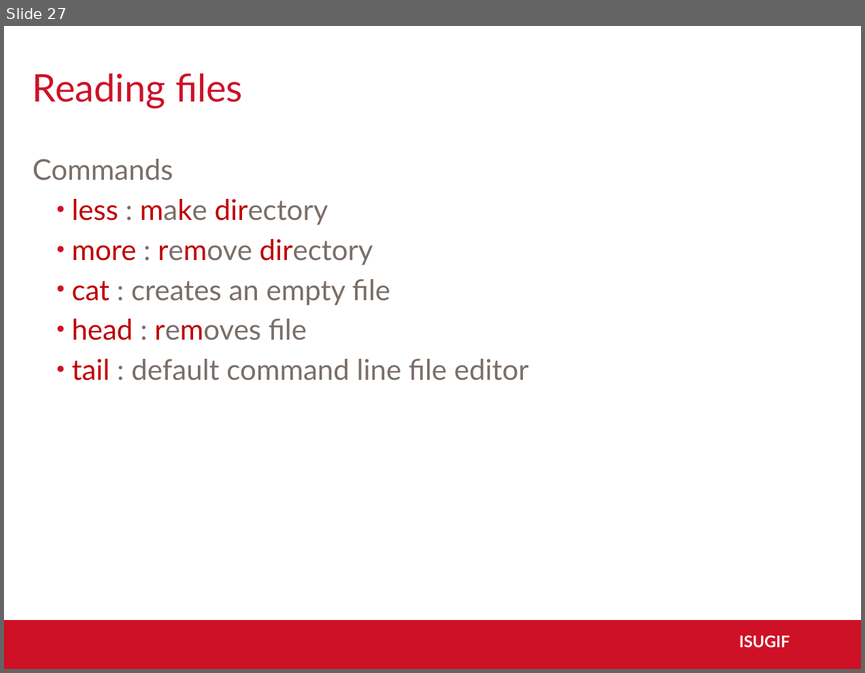
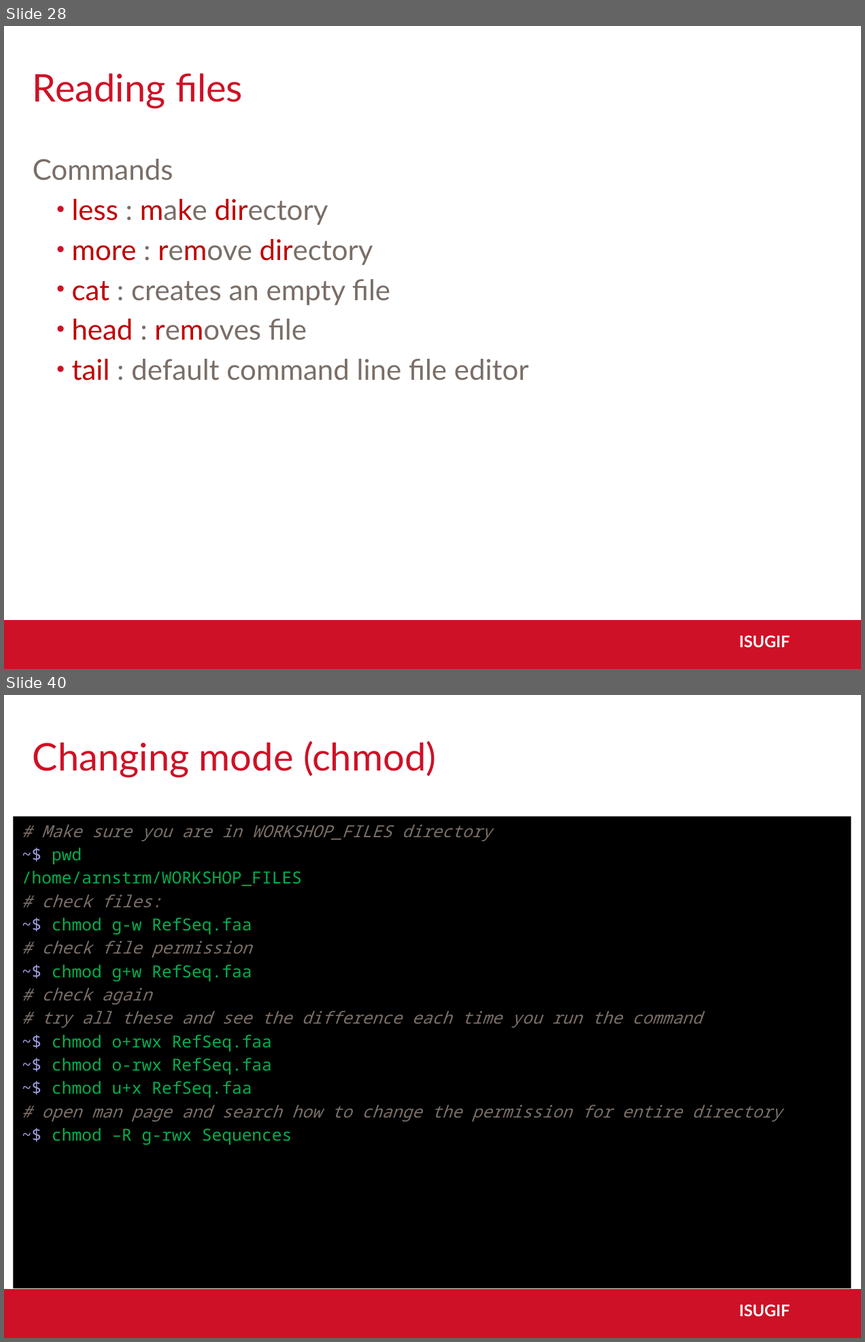
Before and after one commit to ISUgenomics/basic_UNIX_2015, a slide deck: slides_workshop_as.pptx. Shown one above the other, each under a label of ours: slide 27 before the commit, slides 28 and 40 after it; the slides between them are not shown. The pictures are 865x673 and 865x1342 pixels, drawn with LibreOffice and Linux fonts; fonts in the diff are those of the drawing; background and template pictures are left out. Boxes give left, top, right and bottom in pixels: in the first picture for what was removed or moved away, otherwise in the second. Text is boxed around its words. In the diff, an @@ line names an element or a change of style, - is before the commit and + after.

```diff
--- a/slides_workshop_as.pptx
+++ b/slides_workshop_as.pptx
@@ slide 40 added at <box>4,695,861,1338</box>, background #FFFFFF; not listed: 2 template elements that a slide beside it also shows @@
@@ title added at <box>33,741,436,777</box>, 32 pt, text #CE1126 @@
+Changing mode (chmod)
@@ text added at <box>14,817,851,1289</box>, fill #000000, 14 pt, text #7A6E67, italic @@
+# Make sure you are in WORKSHOP_FILES directory
+~$ pwd
+/home/arnstrm/WORKSHOP_FILES
+# check files:
+~$ chmod g-w RefSeq.faa
+# check file permission
+~$ chmod g+w RefSeq.faa
+# check again
+# try all these and see the difference each time you run the command
+~$ chmod o+rwx RefSeq.faa
+~$ chmod o-rwx RefSeq.faa
+~$ chmod u+x RefSeq.faa
+# open man page and search how to change the permission for entire directory
+~$ chmod –R g-rwx Sequences
@@ what was slide 27 is now slide 28 @@
```
Also in this commit, not shown: 9 slides changed, 15 other slides added, 2 slides removed.
